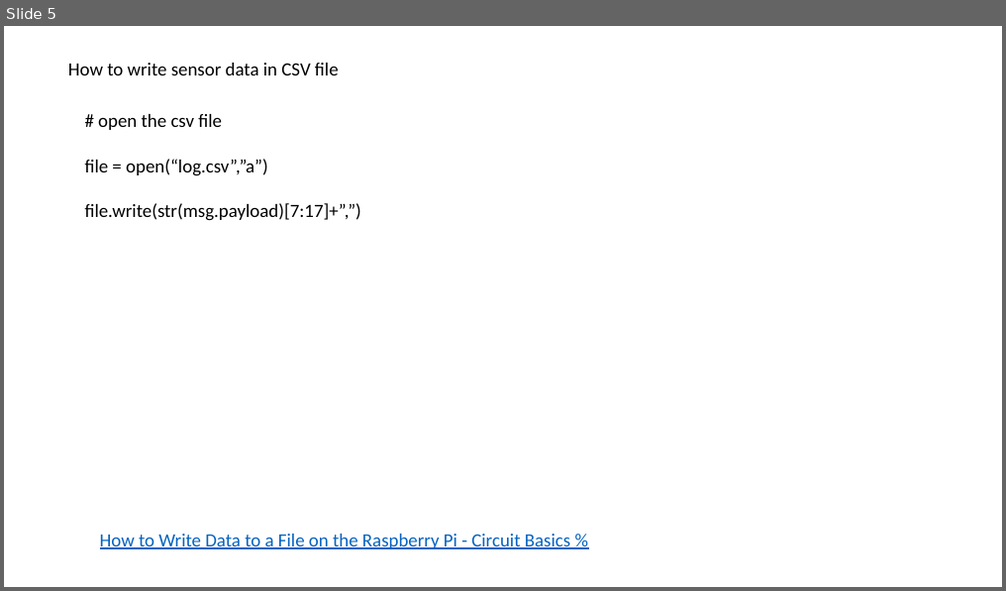
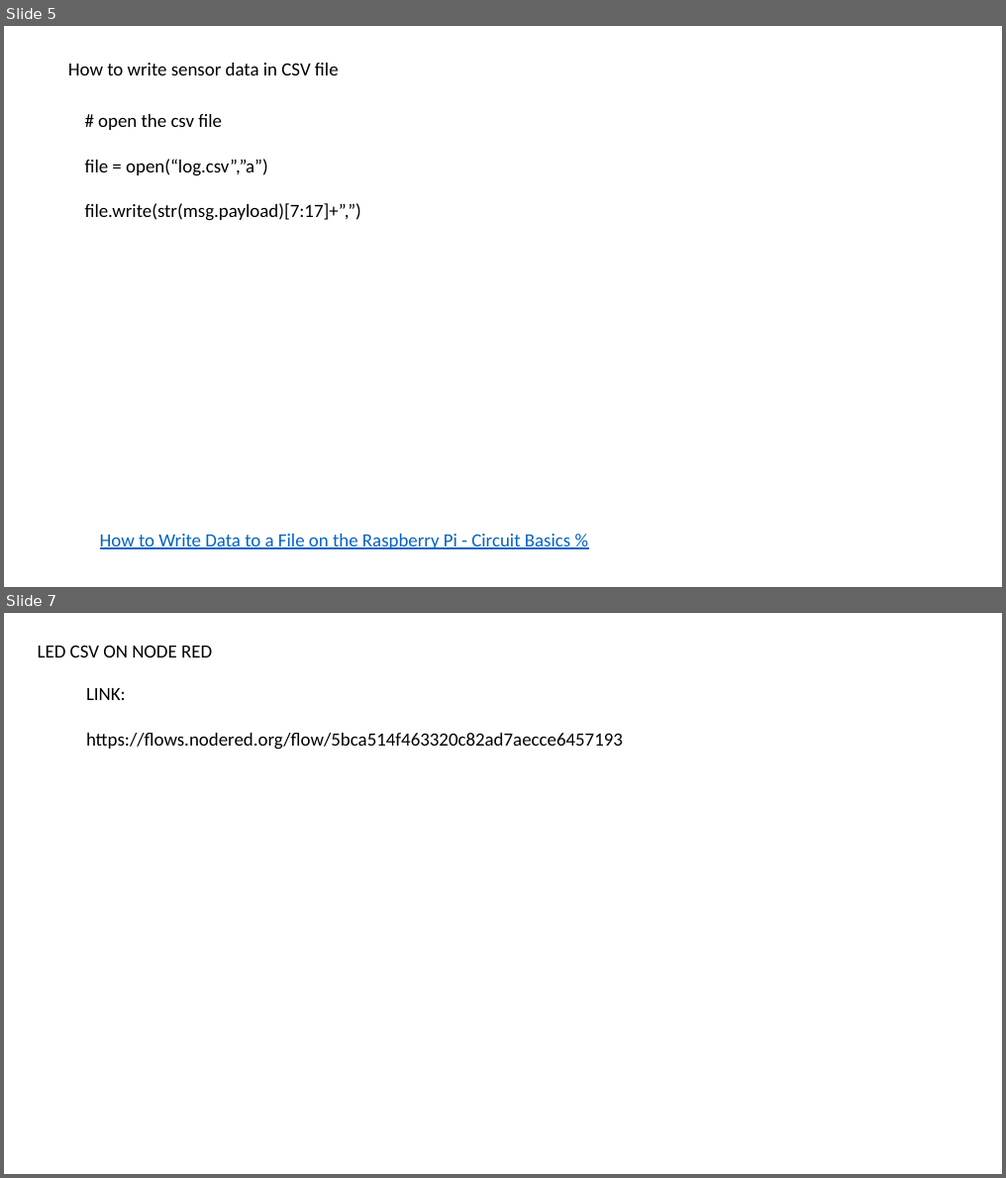
Before and after one commit to hbadshahp/iotlearning, a slide deck: File storage.pptx. Shown one above the other, each under a label of ours: slide 5 before the commit, slides 5 and 7 after it; the slides between them are not shown. The pictures are 1006x591 and 1006x1178 pixels, drawn with LibreOffice and Linux fonts; fonts in the diff are those of the drawing. Boxes give left, top, right and bottom in pixels: in the first picture for what was removed or moved away, otherwise in the second. Text is boxed around its words. In the diff, an @@ line names an element or a change of style, - is before the commit and + after.

```diff
--- a/File storage.pptx
+++ b/File storage.pptx
@@ slide 7 added at (4, 613, 1002, 1174), background #FFFFFF @@
@@ text added at (38, 645, 212, 658), 18 pt, text #000000 @@
+LED CSV ON NODE RED
@@ text added at (86, 688, 623, 750), 18 pt, text #000000 @@
+LINK:
+https://flows.nodered.org/flow/5bca514f463320c82ad7aecce6457193
```
Also in this commit, not shown: 1 other slide added, 50 other files.
